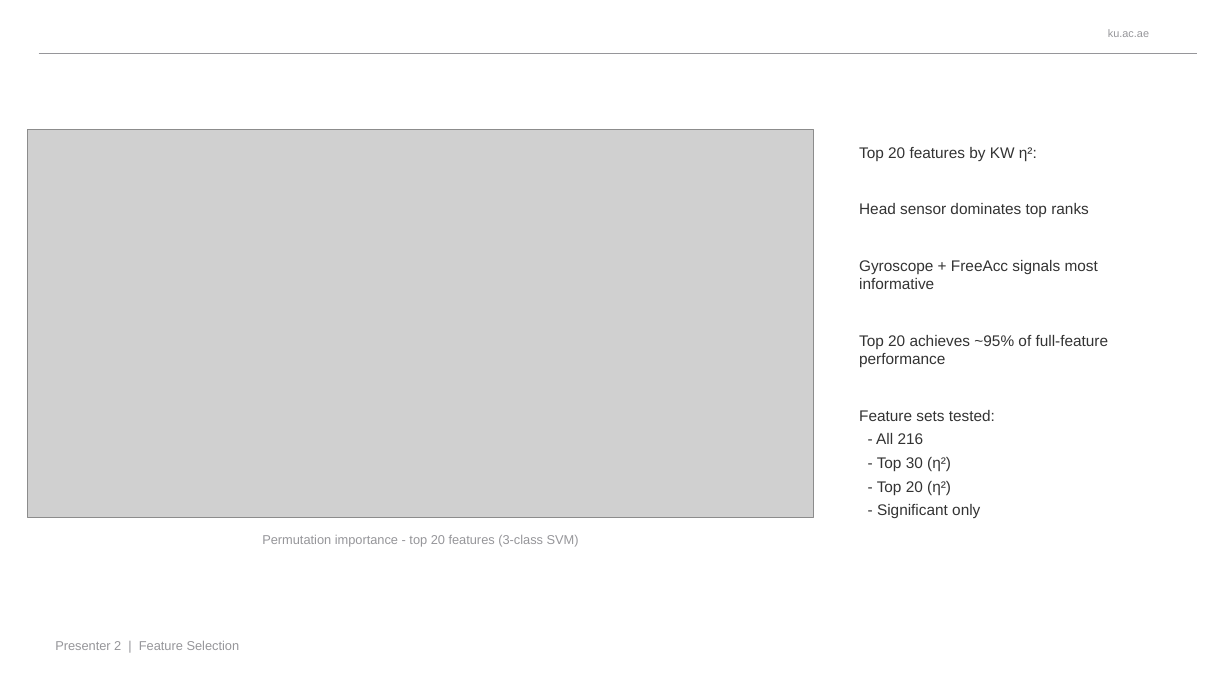
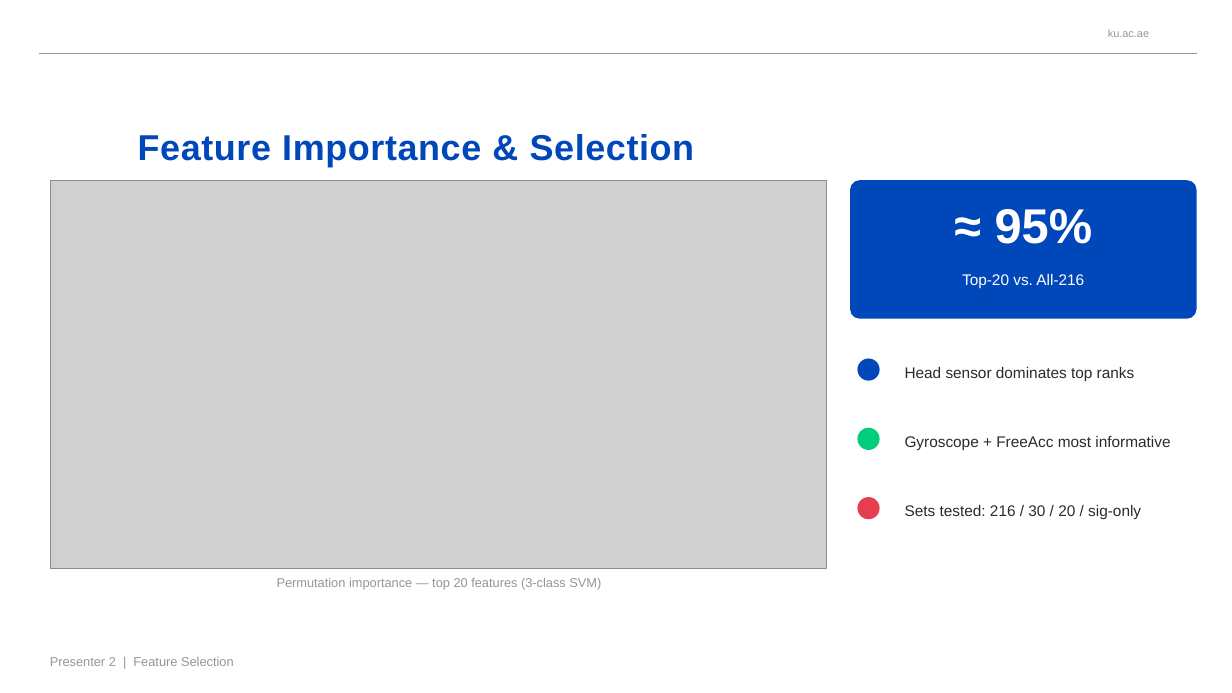
Before and after one commit to LukeLi97/BMED712, a slide deck: slide 6 of results/Final_Presentation_Track_A.pptx (slide 8 before the commit). Drawn at 1232x693 pixels with LibreOffice and Linux fonts; fonts in the diff are those of the drawing; grey boxes stand for pictures; background and template pictures are left out. Boxes give left, top, right and bottom in pixels: in the first picture for what was removed or moved away, otherwise in the second. Text is boxed around its words. In the diff, an @@ line names an element or a change of style, - is before the commit and + after.

```diff
--- a/results/Final_Presentation_Track_A.pptx
+++ b/results/Final_Presentation_Track_A.pptx
@@ text removed at box(859, 147, 1109, 518) @@
-Top 20 features by KW η²:
-Head sensor dominates top ranks
-Gyroscope + FreeAcc signals most informative
-Top 20 achieves ~95% of full-feature performance
-Feature sets tested:
-- All 216
-- Top 30 (η²)
-- Top 20 (η²)
-- Significant only
@@ picture: place and size @@
-picture at box(28, 129, 813, 518)
+picture at box(51, 180, 827, 568)
@@ rounded rectangle added at box(850, 180, 1197, 319), fill #0047BA @@
@@ text added at box(995, 209, 1093, 244), 38 pt, text #FFFFFF, bold @@
+≈ 95%
@@ text added at box(962, 274, 1084, 288), 12 pt, text #FFFFFF @@
+Top-20 vs. All-216
@@ ellipse added at box(858, 359, 880, 381), fill #0047BA @@
@@ text added at box(905, 367, 1135, 381), 12 pt, text #2B2B2B @@
+Head sensor dominates top ranks
@@ ellipse added at box(858, 428, 880, 450), fill #00CE7C @@
@@ text added at box(905, 436, 1170, 450), 12 pt, text #2B2B2B @@
+Gyroscope + FreeAcc most informative
@@ ellipse added at box(858, 497, 880, 519), fill #E53E51 @@
@@ text added at box(905, 505, 1141, 519), 12 pt, text #2B2B2B @@
+Sets tested: 216 / 30 / 20 / sig-only
@@ text at box(277, 578, 601, 590): text changed @@
-Permutation importance - top 20 features (3-class SVM)
+Permutation importance — top 20 features (3-class SVM)
@@ text "Presenter 2 | Feature Selection": place and size @@
-text "Presenter 2 | Feature Selection" at box(55, 641, 240, 650)
+text "Presenter 2 | Feature Selection" at box(50, 657, 234, 666)
```
Also in this commit, not shown: 13 other slides changed, 4 slides removed, 1 other file.
